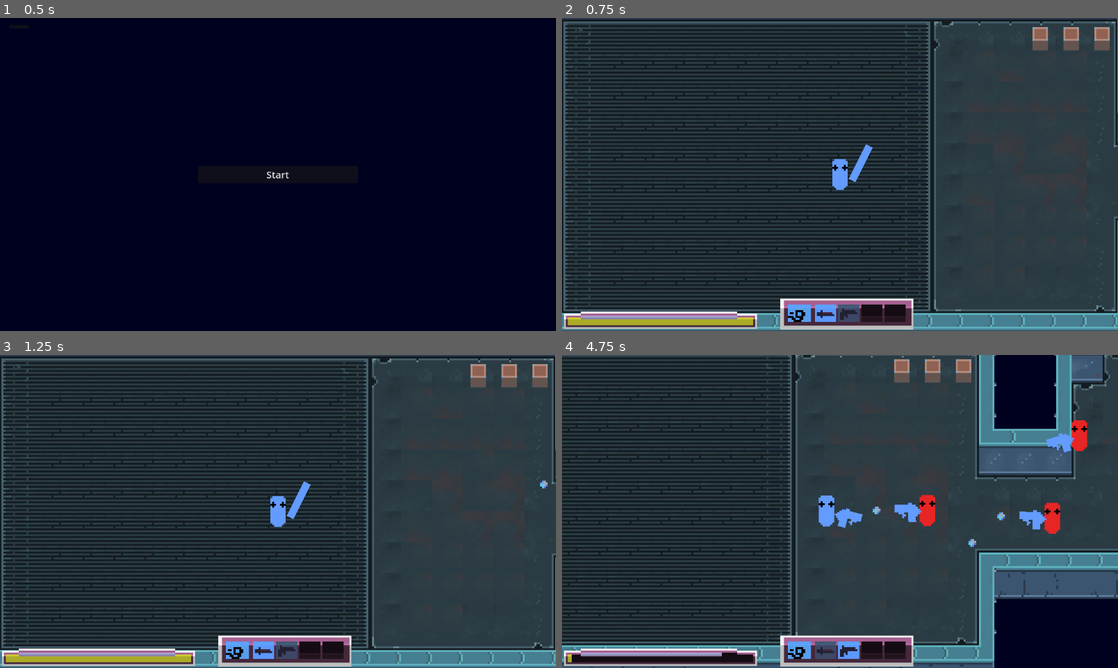
Above: before the commit, frames 1-4 (two rows, left to right).
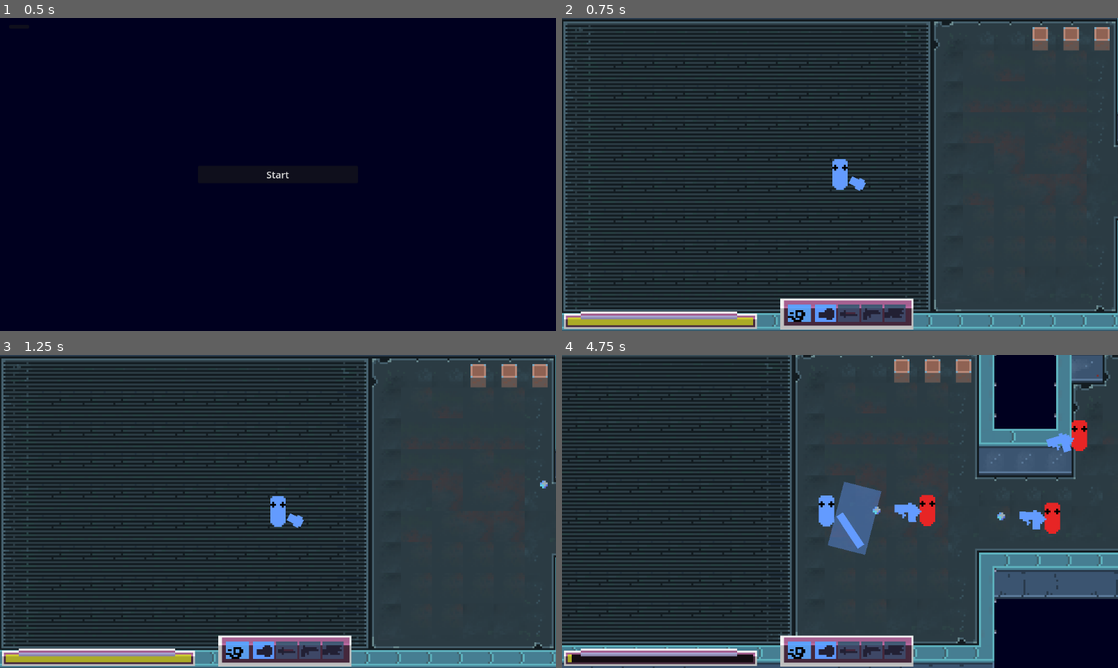
Above: after the commit, the same moments.

Repository: lowmoya/NexusEscape
Game: Godot game, scene res://mainmenu.tscn
Same seed, same stepped clock (60 frames per second), same inputs: the game is played once before the commit and once after it.
Inputs (mouse positions are in pixels of both pictures, inside the frame that each line leads up to):
- Up to frame 1 (0.5 s): no input
- Up to frame 2 (0.75 s): click "Start" at 0.5 s
- Up to frame 3 (1.25 s): no input
- Up to frame 4 (4.75 s): tap Enter at 1.25 s; move the mouse to (962, 495) at 1.27 s; hold D (move_right) 1.28-2.03 s; click (962, 495) at 1.35 s; tap Mouse wheel down (select_left) at 1.55, 2.1 s; move the mouse to (728, 527) at 2.02 s; hold S (move_down) 2.03-2.78 s; tap 1 (select_one) at 2.3, 2.85 s; move the mouse to (895, 442) at 2.77 s; hold D (move_right) 2.78-3.53 s; tap Mouse wheel up (select_right) at 3.05, 3.6 s; move the mouse to (812, 574) at 3.52 s; hold W (move_up) 3.53-4.28 s; tap 2 (select_two) at 3.8, 4.35 s; move the mouse to (1006, 558) at 4.27 s; hold A (move_left) from 4.28 s (still down); click (1006, 558) at 4.55 s

Frame 1 is identical in both runs. In frame 2, 0.8% of the frame differs, in the area x 45-62%, y 40-98%; in frame 3, 0.8%; in frame 4, 2.3%, in the area x 28-75%, y 40-98%.
Error after the commit: Invalid access to property or key '0' on a base object of type 'Nil'. (res://UI/playing_ui.gd:64)

Commit message:
Working on playing sounds and some others

Diff:
--- a/Entities/player.gd
+++ b/Entities/player.gd
@@ -7,9 +7,14 @@
 # vvvvvvvvvvvvvvvvvvvvvvvvvvvvvvvvvvvvvvvvvvvvvvvvvv #
 
 # weapons
-@export var weapon = Weapon.WeaponType.Sword
+@export var weapon = Weapon.WeaponType.Fist
 var n_held = null
 var n_weapons = [ ]
+
+# audio
+enum AudioLabel { Damaged = 0, Dash, Dodge, Footstep0, Footstep1, Footstep2, GameOver, SwitchHeld, Count }
+var n_audioplayer = null
+var audiosamples = []
 
 # resources
 @export var max_energy = 10.
@@ -33,8 +38,16 @@
 	# Obtain references to weapon / hand related nodes
 	n_held = get_node("Held")
 	n_weapons.resize(Weapon.WeaponType.Count)
+	n_weapons[Weapon.WeaponType.Fist] = n_held.get_node("Fist")
 	n_weapons[Weapon.WeaponType.Sword] = n_held.get_node("Sword")
 	n_weapons[Weapon.WeaponType.Gun] = n_held.get_node("Gun")
+
+	# Obtain references to audio player and streams
+	n_audioplayer = get_node("AudioPlayer")
+	audiosamples.resize(AudioLabel.Count)
+	audiosamples[AudioLabel.GameOver] = load("res://Resources/Sound Effects/player movement/game_over.wav")
+	audiosamples[AudioLabel.SwitchHeld] = load("res://Resources/Sound Effects/player weapons/switch_weapon.wav")
+
 
 	# Set default variables
 	health = max_health
@@ -47,6 +60,8 @@
 func _physics_process(delta):
 	# Ensure the player is still alive or handle otherwise
 	if defeated:
+		n_audioplayer.stream = audiosamples[AudioLabel.GameOver]
+		n_audioplayer.play()
 		get_tree().change_scene_to_file("res://Levels/mainmenu.tscn")
 
 	# Obtain the players desired direction
@@ -81,9 +96,6 @@
 		elif Input.is_action_just_pressed("select_left"):
 			switchHeld(Weapon.WeaponType.Count - 1 if weapon == 0 else weapon - 1)
 
-
-
-
 	# Move velocity "towards" the players desired direction and move
 	velocity = lerp(velocity, movement, acceleration * delta)
 	move_and_slide()
@@ -111,7 +123,14 @@
 
 
 func switchHeld(index):
+	if index == weapon:
+		return
+
 	# Toggle last and new weapons visibility and update the weapon index
 	n_weapons[weapon].visible = false
 	weapon = index
 	n_weapons[weapon].visible = true
+
+	# Play sound
+	n_audioplayer.stream = audiosamples[AudioLabel.SwitchHeld]
+	n_audioplayer.play()
--- a/Entities/player.tscn
+++ b/Entities/player.tscn
@@ -1,8 +1,9 @@
-[gd_scene load_steps=6 format=3 uid="uid://bcpav2807vdex"]
+[gd_scene load_steps=7 format=3 uid="uid://bcpav2807vdex"]
 
 [ext_resource type="Script" path="res://Entities/player.gd" id="1_db5lo"]
 [ext_resource type="Texture2D" uid="uid://i81owtip0pv6" path="res://Resources/Entities/player.png" id="2_ky0n6"]
 [ext_resource type="PackedScene" uid="uid://bpisn7glxa323" path="res://Weapons/sword.tscn" id="2_y0ch0"]
+[ext_resource type="PackedScene" uid="uid://dj3kijv6ex1o5" path="res://Weapons/fist.tscn" id="3_3rl1x"]
 [ext_resource type="PackedScene" uid="uid://bwb3q2u1hv0j3" path="res://Weapons/gun.tscn" id="3_vokvh"]
 
 [sub_resource type="CapsuleShape2D" id="CapsuleShape2D_ddbao"]
@@ -22,7 +23,11 @@
 
 [node name="Held" type="Node2D" parent="."]
 
+[node name="Fist" parent="Held" instance=ExtResource("3_3rl1x")]
+position = Vector2(20, 0)
+
 [node name="Sword" parent="Held" groups=["Good"] instance=ExtResource("2_y0ch0")]
+visible = false
 position = Vector2(20, 0)
 energy_cost = 0
 
@@ -38,3 +43,7 @@
 limit_smoothed = true
 position_smoothing_enabled = true
 position_smoothing_speed = 10.0
+
+[node name="AudioListener" type="AudioListener2D" parent="."]
+
+[node name="AudioPlayer" type="AudioStreamPlayer2D" parent="."]
--- a/UI/playing_ui.tscn
+++ b/UI/playing_ui.tscn
@@ -9,9 +9,11 @@
 [ext_resource type="Texture2D" uid="uid://sx8qda08ibfb" path="res://Resources/itembar_dashfill.png" id="7_qwryj"]
 [ext_resource type="Texture2D" uid="uid://dw6tgofmf40c7" path="res://Resources/itembar_dash.png" id="8_upbxh"]
 [ext_resource type="Texture2D" uid="uid://c0iq0gfn4seg6" path="res://Resources/itembar_sword.png" id="9_o4kda"]
+[ext_resource type="Texture2D" uid="uid://dwo76skwtpnjd" path="res://Resources/itembar_fist.png" id="9_y0l6s"]
 [ext_resource type="Texture2D" uid="uid://co4fjnyof3jg" path="res://Resources/itembar_selectedfill.png" id="10_ne6lo"]
 [ext_resource type="Texture2D" uid="uid://chey3lqbsdws5" path="res://Resources/itembar_unselectedfill.png" id="11_okfbk"]
 [ext_resource type="Texture2D" uid="uid://cy5wch1inkpnw" path="res://Resources/itembar_gun.png" id="12_4uuwy"]
+[ext_resource type="Texture2D" uid="uid://dl3ll55v2kvmu" path="res://Resources/itembar_flame.png" id="14_a2b4m"]
 
 [node name="PlayingUI" type="CanvasLayer"]
 script = ExtResource("1_orb0g")
@@ -66,24 +68,40 @@
 texture = ExtResource("8_upbxh")
 metadata/_edit_lock_ = true
 
+[node name="Fist" type="Sprite2D" parent="Itembar"]
+position = Vector2(-11, -0.5)
+texture = ExtResource("9_y0l6s")
+metadata/_edit_lock_ = true
+
+[node name="SelectedFill" type="Sprite2D" parent="Itembar/Fist"]
+show_behind_parent = true
+texture = ExtResource("10_ne6lo")
+metadata/_edit_lock_ = true
+
+[node name="UnselectedFill" type="Sprite2D" parent="Itembar/Fist"]
+visible = false
+show_behind_parent = true
+texture = ExtResource("11_okfbk")
+metadata/_edit_lock_ = true
+
 [node name="Sword" type="Sprite2D" parent="Itembar"]
-position = Vector2(-11, -0.5)
+position = Vector2(1, -0.5)
 texture = ExtResource("9_o4kda")
 metadata/_edit_lock_ = true
 
 [node name="SelectedFill" type="Sprite2D" parent="Itembar/Sword"]
+visible = false
 show_behind_parent = true
 texture = ExtResource("10_ne6lo")
 metadata/_edit_lock_ = true
 
 [node name="UnselectedFill" type="Sprite2D" parent="Itembar/Sword"]
-visible = false
 show_behind_parent = true
 texture = ExtResource("11_okfbk")
 metadata/_edit_lock_ = true
 
 [node name="Gun" type="Sprite2D" parent="Itembar"]
-position = Vector2(1, -0.5)
+position = Vector2(13, -0.5)
 texture = ExtResource("12_4uuwy")
 metadata/_edit_lock_ = true
 
@@ -97,3 +115,19 @@
 show_behind_parent = true
 texture = ExtResource("11_okfbk")
 metadata/_edit_lock_ = true
+
+[node name="Flame" type="Sprite2D" parent="Itembar"]
+position = Vector2(25, -0.5)
+texture = ExtResource("14_a2b4m")
+metadata/_edit_lock_ = true
+
+[node name="SelectedFill" type="Sprite2D" parent="Itembar/Flame"]
+visible = false
+show_behind_parent = true
+texture = ExtResource("10_ne6lo")
+metadata/_edit_lock_ = true
+
+[node name="UnselectedFill" type="Sprite2D" parent="Itembar/Flame"]
+show_behind_parent = true
+texture = ExtResource("11_okfbk")
+metadata/_edit_lock_ = true
--- a/Weapons/class_weapon.gd
+++ b/Weapons/class_weapon.gd
@@ -7,7 +7,7 @@
 # Enums                                              #
 # vvvvvvvvvvvvvvvvvvvvvvvvvvvvvvvvvvvvvvvvvvvvvvvvvv #
 
-enum WeaponType {Sword = 0, Gun, Count}
+enum WeaponType {Fist = 0, Sword, Gun, Count}
 
 
 
--- /dev/null
+++ b/Weapons/fist.gd
@@ -0,0 +1,64 @@
+extends Weapon
+
+
+
+# ################################################## #
+# Variables                                          #
+# vvvvvvvvvvvvvvvvvvvvvvvvvvvvvvvvvvvvvvvvvvvvvvvvvv #
+
+@export var reach = 60
+@export var speed = 500
+@export var knockback = 800
+var start_offset = null
+var end_offset = null
+var direction = 1
+
+
+
+# ################################################## #
+# Ready / Process Functions                          #
+# vvvvvvvvvvvvvvvvvvvvvvvvvvvvvvvvvvvvvvvvvvvvvvvvvv #
+
+func _ready():
+	start_offset = position.x
+	end_offset = position.x + reach
+
+
+
+# ################################################## #
+# Linked Functions                                   #
+# vvvvvvvvvvvvvvvvvvvvvvvvvvvvvvvvvvvvvvvvvvvvvvvvvv #
+
+func _on_body_entered(body):
+	if direction == 0 or not (body is Entity) or (is_in_group("Good") and body.is_in_group("Good")) \
+			or (is_in_group("Bad") and body.is_in_group("Bad")) :
+		return
+	body.damage(1)
+	body.velocity += (body.global_position - global_position).normalized() * knockback
+	direction = 0
+
+
+
+# ################################################## #
+# Class Functions                                    #
+# vvvvvvvvvvvvvvvvvvvvvvvvvvvvvvvvvvvvvvvvvvvvvvvvvv #
+
+func attack():
+	idle = false
+
+func tick(delta):
+	if idle:
+		return
+
+	if direction == 1:
+		if position.x > end_offset:
+			direction = 0
+		else:
+			position.x += speed * delta
+	else:
+		if position.x <= start_offset:
+			position.x = start_offset
+			direction = 1
+			idle = true
+		else:
+			position.x -= speed * delta
--- /dev/null
+++ b/Weapons/fist.tscn
@@ -0,0 +1,25 @@
+[gd_scene load_steps=4 format=3 uid="uid://dj3kijv6ex1o5"]
+
+[ext_resource type="Texture2D" uid="uid://coydu8lyufg3h" path="res://Resources/Weapons/fist.png" id="1_mtjxv"]
+[ext_resource type="Script" path="res://Weapons/fist.gd" id="1_obotb"]
+
+[sub_resource type="CapsuleShape2D" id="CapsuleShape2D_po1o1"]
+radius = 9.0
+height = 24.0
+
+[node name="Fist" type="Node2D"]
+script = ExtResource("1_obotb")
+energy_cost = 0
+
+[node name="Fist" type="Sprite2D" parent="."]
+position = Vector2(20, 0)
+scale = Vector2(4, 4)
+texture = ExtResource("1_mtjxv")
+
+[node name="Area2D" type="Area2D" parent="."]
+
+[node name="CollisionShape2D" type="CollisionShape2D" parent="Area2D"]
+position = Vector2(26, 0)
+shape = SubResource("CapsuleShape2D_po1o1")
+
+[connection signal="body_entered" from="Area2D" to="." method="_on_body_entered"]
--- a/Weapons/gun.gd
+++ b/Weapons/gun.gd
@@ -38,6 +38,7 @@
 		blocked = false
 
 
+
 # ################################################## #
 # Class Functions                                    #
 # vvvvvvvvvvvvvvvvvvvvvvvvvvvvvvvvvvvvvvvvvvvvvvvvvv #
--- a/project.godot
+++ b/project.godot
@@ -76,6 +76,16 @@
 "events": [Object(InputEventKey,"resource_local_to_scene":false,"resource_name":"","device":-1,"window_id":0,"alt_pressed":false,"shift_pressed":false,"ctrl_pressed":false,"meta_pressed":false,"pressed":false,"keycode":0,"physical_keycode":32,"key_label":0,"unicode":32,"echo":false,"script":null)
 ]
 }
+select_three={
+"deadzone": 0.5,
+"events": [Object(InputEventKey,"resource_local_to_scene":false,"resource_name":"","device":-1,"window_id":0,"alt_pressed":false,"shift_pressed":false,"ctrl_pressed":false,"meta_pressed":false,"pressed":false,"keycode":0,"physical_keycode":51,"key_label":0,"unicode":123,"echo":false,"script":null)
+]
+}
+select_four={
+"deadzone": 0.5,
+"events": [Object(InputEventKey,"resource_local_to_scene":false,"resource_name":"","device":-1,"window_id":0,"alt_pressed":false,"shift_pressed":false,"ctrl_pressed":false,"meta_pressed":false,"pressed":false,"keycode":0,"physical_keycode":52,"key_label":0,"unicode":125,"echo":false,"script":null)
+]
+}
 
 [rendering]
 
Not shown, added: Resources/Sound Effects/enemy sounds/battle_alert.wav.import
Not shown, added: Resources/Sound Effects/enemy sounds/enemy_damage_taken_1.wav.import
Not shown, added: Resources/Sound Effects/enemy sounds/enemy_damage_taken_2.wav.import
Not shown, added: Resources/Sound Effects/enemy sounds/enemy_defeated.wav.import
Not shown, added: Resources/Sound Effects/enemy sounds/enemy_dodge.wav.import
Not shown, added: Resources/Sound Effects/enemy sounds/fire_enemy_attack.wav.import
Not shown, added: Resources/Sound Effects/enemy sounds/fire_enemy_movement.wav.import
Not shown, added: Resources/Sound Effects/enemy sounds/gun_enemy_attack.wav.import
Not shown, added: Resources/Sound Effects/enemy sounds/gun_enemy_movement.wav.import
Not shown, added: Resources/Sound Effects/enemy sounds/sword_enemy_attack.wav.import
Not shown, added: Resources/Sound Effects/enemy sounds/sword_enemy_movement.wav.import
Not shown, added: Resources/Sprites/MC/main character attack sheet.png.import
(and 12 more such lines)
